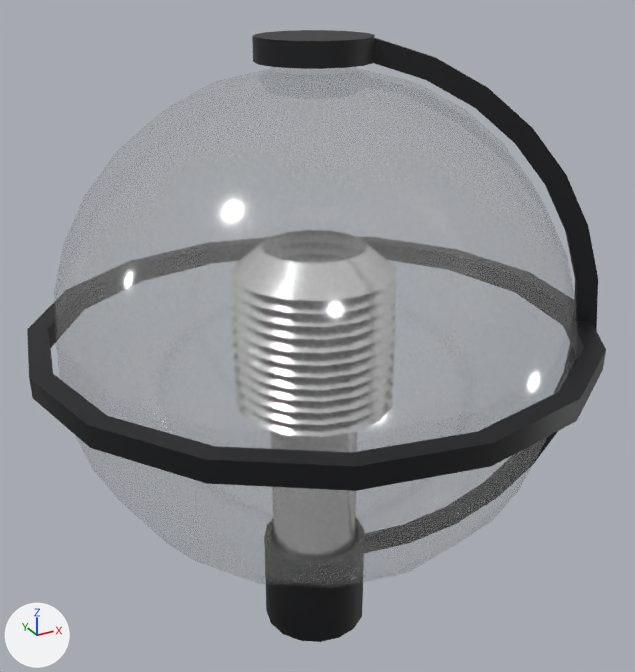
Two versions of the glTF model GLBFiles/Beleuchtung/Lampen/Globus.glb, one commit apart.
Both versions are drawn from a 50 mm lens placed at (-0.384, -0.704, 0.688), pointed at (0.008, 0.008, 0.332). Arrows for +X, +Y and +Z are at lower left; the lights stay in place. The older version comes first. Where no turn or scale is listed for an object, it has been applied to the vertices. Vertices at exactly the same position are counted once.

The scene before the commit, as lines of its bpy script (objects in view):
```python
me_beziercurve_001 = bpy.data.meshes.new('BezierCurve.001')
me_beziercurve_001.from_pydata(...)  # 740 vertices, 1472 faces; spans x -0.275..0.275, y -0.275..0.275, z -0.312..0.311
# faces by material slot: [272, 1200]
me_beziercurve_001.materials.append(mat_tiefschwarz)  # picture img_ral_9005_tiefschwarz
me_beziercurve_001.materials.append(mat_metall)  # picture img_weiss
me_sphere = bpy.data.meshes.new('Sphere')
me_sphere.from_pydata(...)  # 274 vertices, 544 faces; spans x -0.25..0.25, y -0.25..0.25, z -0.264..0.264
me_sphere.materials.append(mat_glas)  # white #e7e7e7
me_sphere_008 = bpy.data.meshes.new('Sphere.008')
me_sphere_008.from_pydata(...)  # 68 vertices, 128 faces; spans x 0.023..0.241, y -0.141..-0.011, z -0.273..0.273
me_sphere_008.materials.append(mat_tiefschwarz)  # picture img_ral_9005_tiefschwarz
ob_beziercurve_002 = bpy.data.objects.new('BezierCurve.002', me_beziercurve_001)
ob_beziercurve_002.location = (0.0, 0.0, 0.309)
ob_glas = bpy.data.objects.new('Glas', me_sphere)
ob_glas.location = (0.0, 0.0, 0.346)
ob_sphere_001 = bpy.data.objects.new('Sphere.001', me_sphere_008)
ob_sphere_001.location = (0.0, 0.0, 0.346)
```
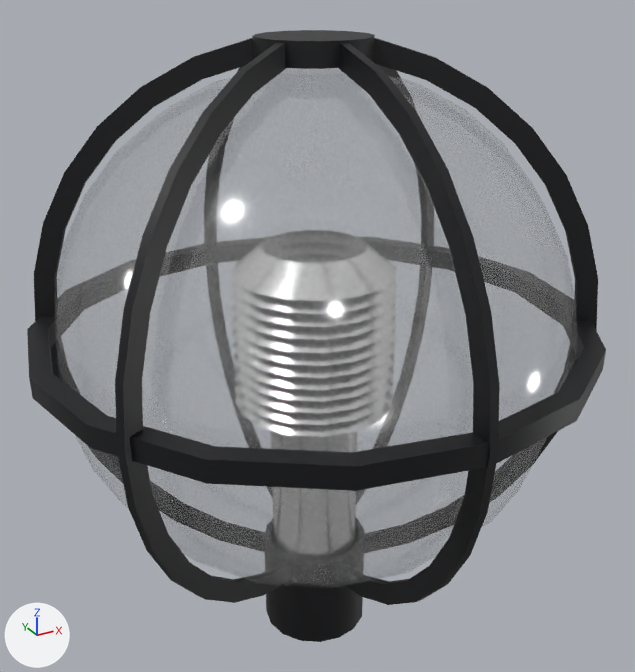
Location of each change, [x1, y1, x2, y2] in pixels of the pictures (635 x 672 px):
'Sphere.001', reshaped
    before: [374, 38, 598, 463]
    after: [34, 38, 598, 605]
part 1 of me_sphere_008, added
    after: [339, 43, 500, 605]
part 2 of me_sphere_008, added
    after: [115, 43, 286, 603]
part 3 of me_sphere_008, added
    after: [34, 38, 253, 379]
part 4 of me_sphere_008, added (mostly hidden)
    after: [376, 64, 401, 78]

What the commit changed:
me_sphere_008 is used by ob_sphere_001; location (0.0, 0.0, 0.346).
me_sphere_008 had 68 vertices, 128 faces and spanned x 0.023..0.241, y -0.141..-0.011, z -0.273..0.273.
me_sphere_008 now has 408 vertices, 768 faces and spans x -0.241..0.241, y -0.276..0.276, z -0.273..0.273.
me_sphere_008 part 1: the loose piece of 68 vertices spanning x 0.023..0.241, y -0.141..-0.011, z -0.273..0.273 is copied, and the copy is turned -60 degrees about the z axis through the mesh origin; it spans x -0.004..0.004, y -0.276..-0.029, z -0.273..0.273.
me_sphere_008 part 2: the loose piece of 68 vertices spanning x 0.023..0.241, y -0.141..-0.011, z -0.273..0.273 is copied, and the copy is turned -120 degrees about the z axis through the mesh origin; it spans x -0.241..-0.023, y -0.141..-0.011, z -0.273..0.273.
me_sphere_008 part 3: the loose piece of 68 vertices spanning x 0.023..0.241, y -0.141..-0.011, z -0.273..0.273 is copied, and the copy is turned 180 degrees about the z axis through the mesh origin; it spans x -0.241..-0.023, y 0.011..0.141, z -0.273..0.273.
me_sphere_008 part 4: the loose piece of 68 vertices spanning x 0.023..0.241, y -0.141..-0.011, z -0.273..0.273 is copied, and the copy is turned 60 degrees about the z axis through the mesh origin; it spans x 0.023..0.241, y 0.011..0.141, z -0.273..0.273.
Other edits to the shape of me_sphere_008 do not show in these pictures.
